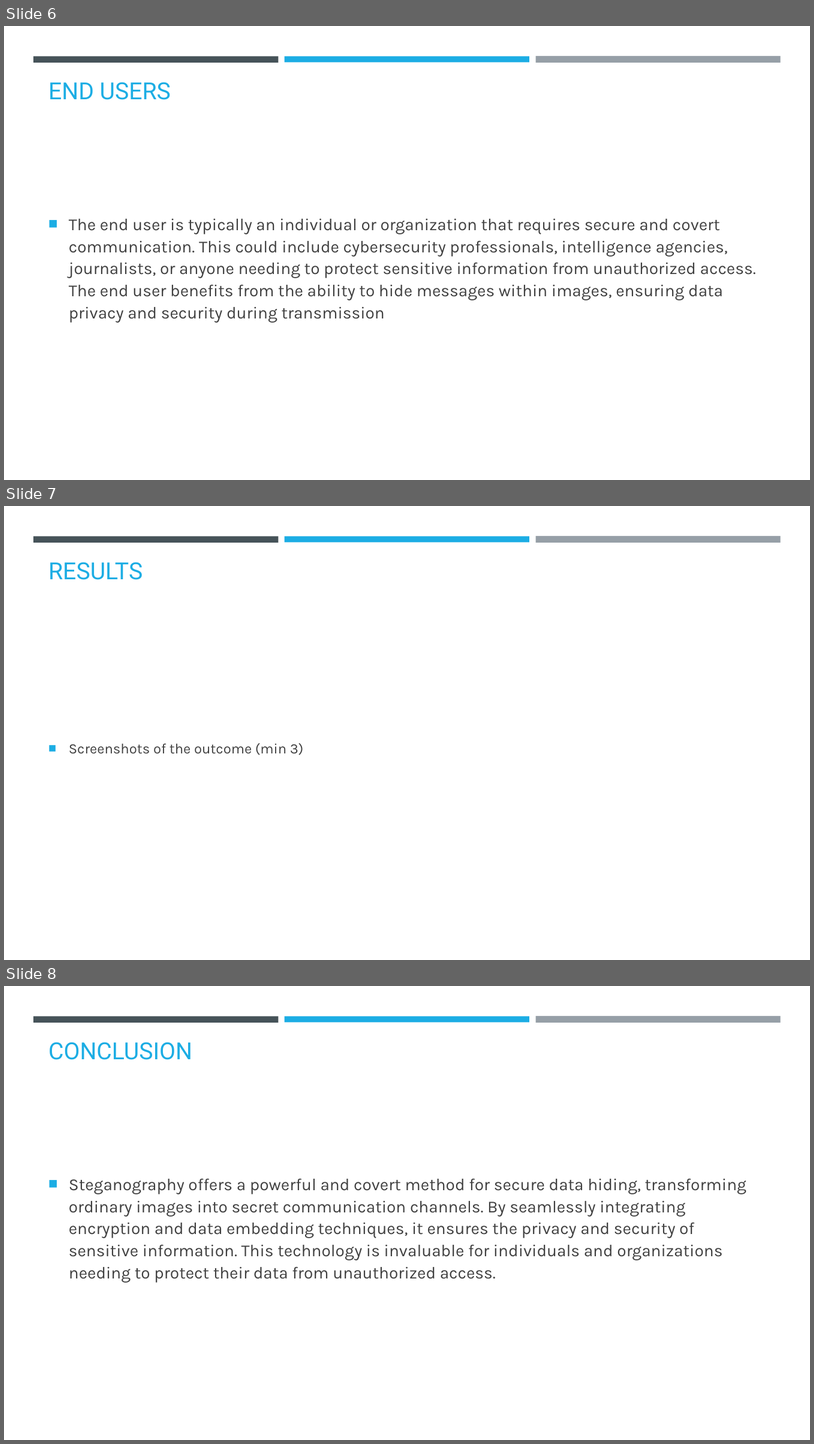
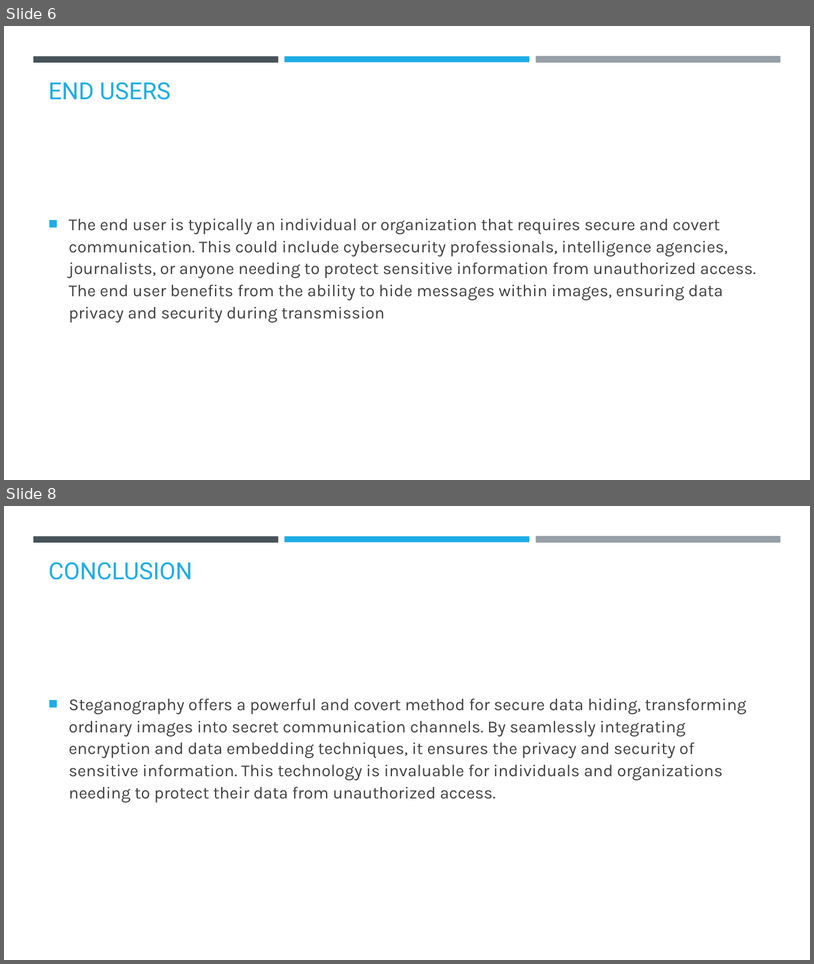
Before and after one commit to umeshmankad13/project-aicte, a slide deck: Aicte project umesh.pptx. Shown one above the other, each under a label of ours: slides 6, 7 and 8 before the commit, slides 6 and 8 after it; the slides between them are not shown. The pictures are 814x1444 and 814x964 pixels, drawn with LibreOffice and Linux fonts; fonts in the diff are those of the drawing; background and template pictures are left out. Boxes give left, top, right and bottom in pixels: in the first picture for what was removed or moved away, otherwise in the second. Text is boxed around its words. In the diff, an @@ line names an element or a change of style, - is before the commit and + after.

```diff
--- a/Aicte project umesh.pptx
+++ b/Aicte project umesh.pptx
@@ slide 7 removed at (x1=4, y1=506, x2=810, y2=960), background #FFFFFF; not listed: 3 template elements that a slide beside it also shows @@
@@ title removed at (x1=48, y1=562, x2=143, y2=580) @@
-RESULTS
@@ text removed at (x1=69, y1=743, x2=304, y2=755) @@
-■ Screenshots of the outcome (min 3)
```
Also in this commit, not shown: 1 slide added.
